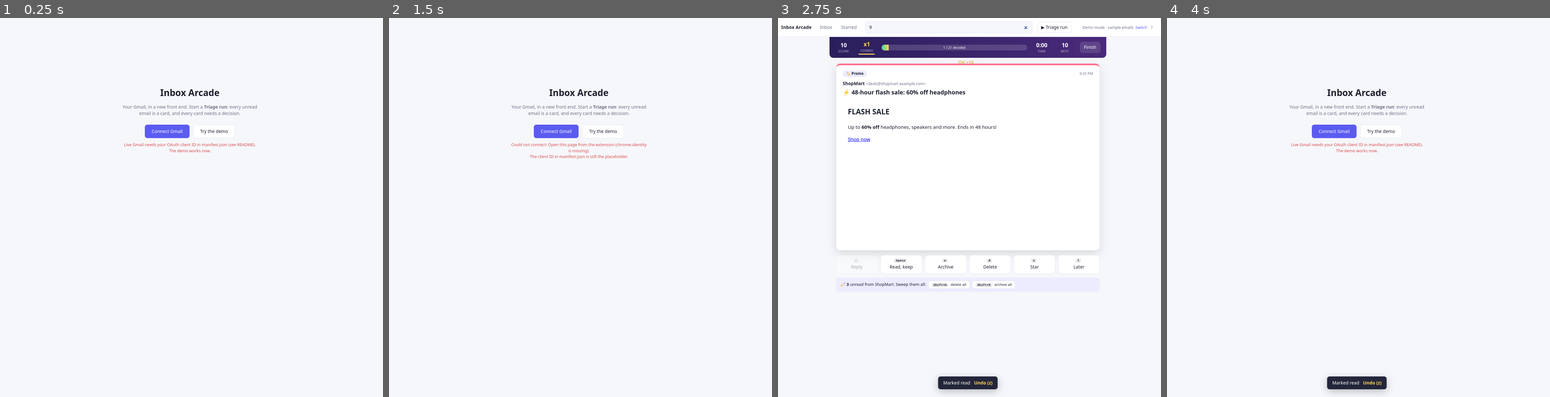
Above: before the commit, frames 1-4 (left to right).
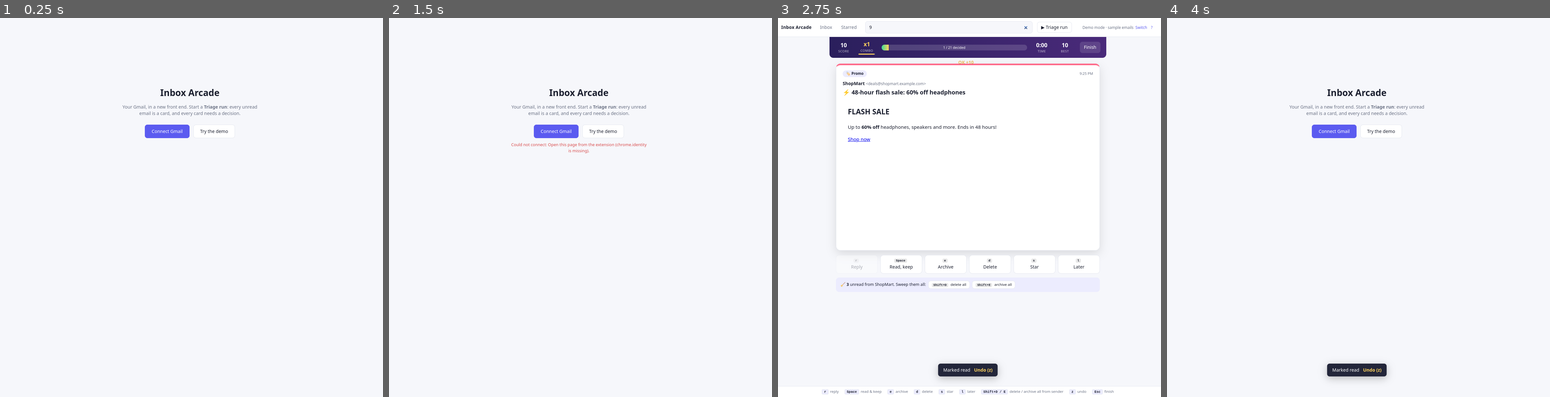
Above: after the commit, the same moments.

Repository: atharva-729/google-workspace-games
Game: browser game, page app.html
Same seed, same stepped clock (60 frames per second), same inputs: the game is played once before the commit and once after it.
Inputs (mouse positions are in pixels of both pictures, inside the frame that each line leads up to):
- Up to frame 1 (0.25 s): no input
- Up to frame 2 (1.5 s): tap Ctrl at 1.1 s; click "Connect Gmail" at 1.27 s
- Up to frame 3 (2.75 s): tap Ctrl at 1.6, 2.1, 2.6 s; click "Try the demo" at 1.87 s; click "▶ Triage run" at 2.02 s; click (950, 25) at 2.47 s; type "9" at 2.47 s; tap Enter at 2.5 s; tap Space at 2.52 s
- Up to frame 4 (4 s): click (1339, 25) at 3.07 s; type "6" at 3.07 s; tap Ctrl at 3.1, 3.6 s; tap Enter at 3.1, 3.52 s; click "▶ Triage run" at 3.27 s; click "Switch" at 3.67 s

The runs differ from the first frame. In frame 1, 0.1% of the frame differs, in the area x 32-67%, y 32-36%; in frame 2, less than 0.1%; in frame 3, 1.3%, in the area x 12-88%, y 91-100%; in frame 4, 1.3%.

Commit message:
Add context-aware controls bar at the bottom
Co-Authored-By: Claude Opus 5.5 <noreply@anthropic.com>

Diff:
--- a/app.css
+++ b/app.css
@@ -152,3 +152,9 @@
 .t-unsub ul { margin: 6px 0 0; padding-left: 18px; }
 .t-unsub a { color: var(--accent); margin-left: 6px; }
 .t-end-btns { display: flex; gap: 10px; justify-content: center; }
+
+/* ---------- controls bar ---------- */
+.keybar { position: fixed; left: 0; right: 0; bottom: 0; z-index: 15; display: flex; flex-wrap: wrap; justify-content: center; gap: 6px 18px; padding: 8px 16px; background: var(--panel); border-top: 1px solid var(--line); color: var(--dim); font-size: .82rem; }
+.keybar kbd { font: 600 .75rem ui-monospace, Consolas, monospace; color: var(--text); background: var(--accent-soft); border: 1px solid var(--line); border-radius: 4px; padding: 1px 6px; margin-right: 2px; }
+.toast { bottom: 64px; }
+#triage { padding-bottom: 90px; }
--- a/app.html
+++ b/app.html
@@ -40,6 +40,7 @@
 </div>
 
 <div id="toast" class="toast hidden"></div>
+<footer id="keybar" class="keybar hidden"></footer>
 
 <div id="help" class="overlay hidden">
   <div class="panel">
--- a/app.js
+++ b/app.js
@@ -339,3 +339,25 @@
 });
 
 start();
+
+// ---------------------------------------------------------------- controls bar (bottom)
+const KEYBARS = {
+  list: [['j / k', 'move'], ['Enter', 'open'], ['e', 'archive'], ['d', 'delete'], ['s', 'star'], ['u', 'read / unread'], ['z', 'undo'], ['/', 'search'], ['g', 'Triage run'], ['?', 'help']],
+  thread: [['r', 'reply'], ['e', 'archive'], ['d', 'delete'], ['s', 'star'], ['u', 'mark unread'], ['j / k', 'next / prev email'], ['z', 'undo'], ['Esc', 'back']],
+  triage: [['r', 'reply'], ['Space', 'read & keep'], ['e', 'archive'], ['d', 'delete'], ['s', 'star'], ['l', 'later'], ['Shift+D / E', 'delete / archive all from sender'], ['z', 'undo'], ['Esc', 'finish']],
+  compose: [['Ctrl+Enter', 'send'], ['Alt+1–5', 'insert quick reply'], ['Esc', 'cancel'], ['z', 'undo send (after sending, 5 s)']],
+  end: [['Enter / Esc', 'back to mail']],
+};
+let keybarMode = null;
+setInterval(() => {
+  const bar = $('#keybar');
+  const appOn = !$('#app').classList.contains('hidden');
+  bar.classList.toggle('hidden', !appOn);
+  if (!appOn) return;
+  const inTriage = !$('#triage').classList.contains('hidden');
+  const composing = !!document.querySelector('.composer');
+  const mode = composing ? 'compose' : inTriage ? (T.active ? 'triage' : 'end') : S.open ? 'thread' : 'list';
+  if (mode === keybarMode) return;
+  keybarMode = mode;
+  bar.innerHTML = KEYBARS[mode].map(([k, v]) => `<span><kbd>${esc(k)}</kbd> ${esc(v)}</span>`).join('');
+}, 200);
--- a/config.js
+++ b/config.js
@@ -1,3 +1,3 @@
 // OAuth client of type "Web application" whose authorised redirect URI is
 // https://dhldabamnapjmkegmaablegbdjlejigg.chromiumapp.org/
-const WEB_CLIENT_ID = 'PASTE_WEB_CLIENT_ID.apps.googleusercontent.com';
+const WEB_CLIENT_ID = '277518333638-h7b0s19ot7bkm14kalejl6g9bgt2msn7.apps.googleusercontent.com';
